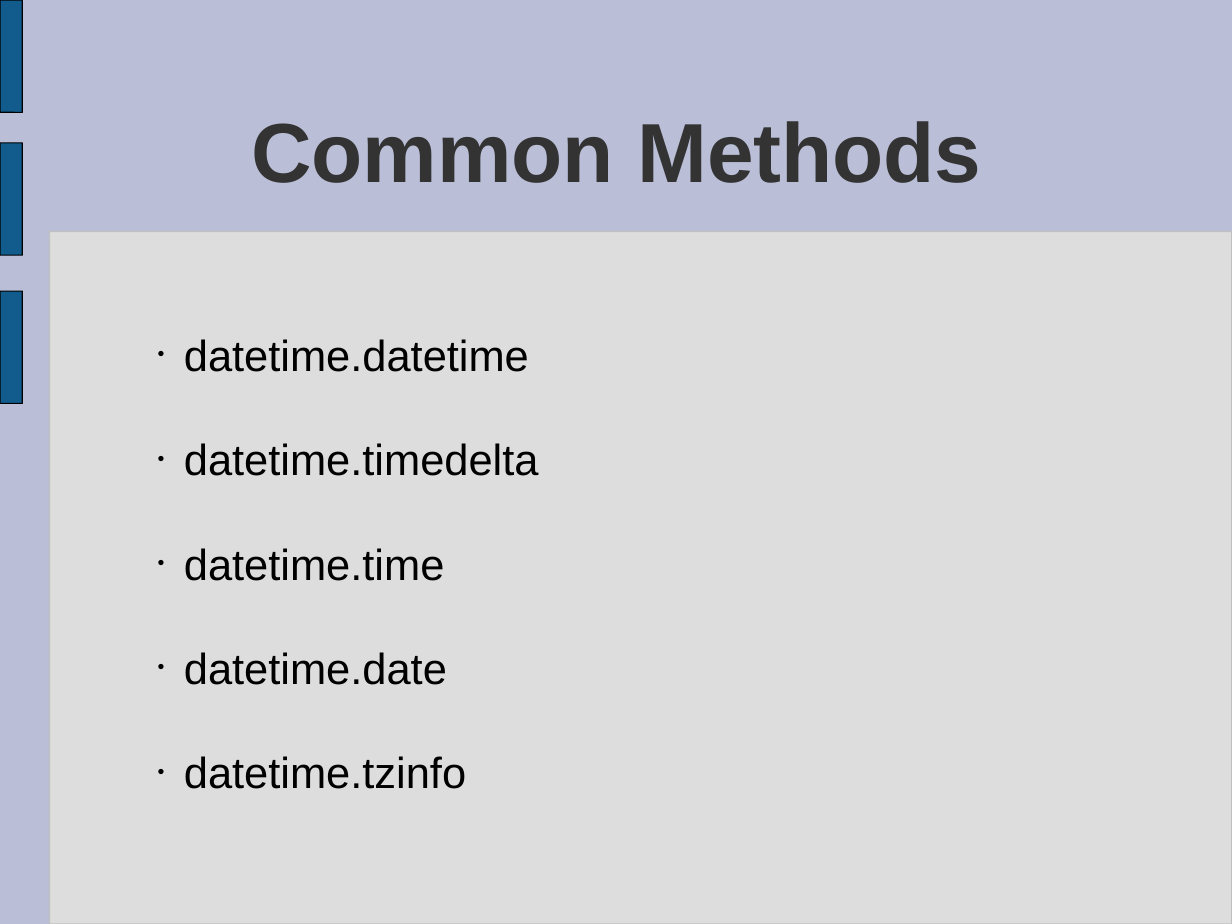
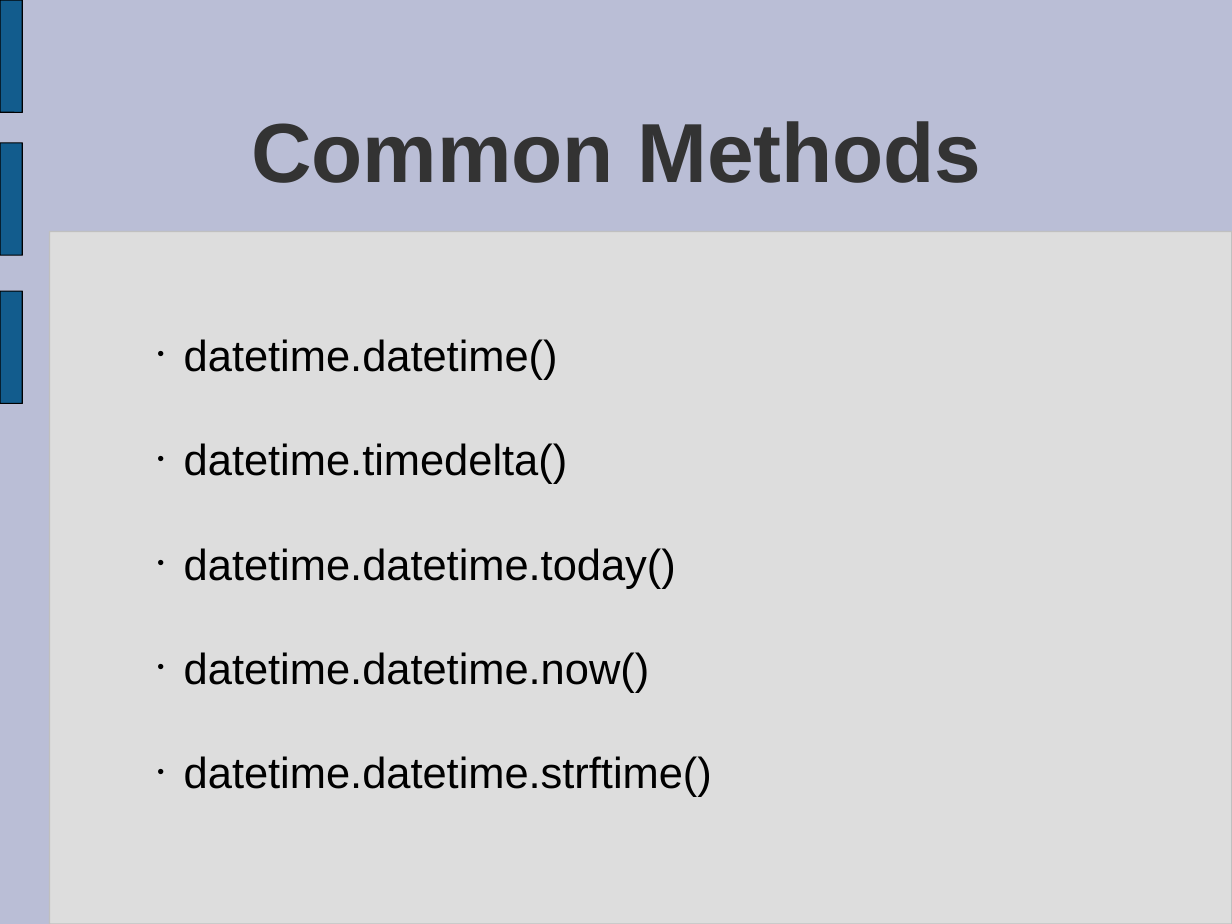
Before and after one commit to tdyhacker/pythonexploration, a slide deck: slide 4 of DateTime/DateTime.ppt. Drawn at 1232x924 pixels with LibreOffice and Linux fonts; fonts in the diff are those of the drawing. Boxes give left, top, right and bottom in pixels: in the first picture for what was removed or moved away, otherwise in the second. Text is boxed around its words. In the diff, an @@ line names an element or a change of style, - is before the commit and + after.

```diff
--- a/DateTime/DateTime.ppt
+++ b/DateTime/DateTime.ppt
@@ text at bbox=[184, 339, 712, 797]: text changed @@
-  • datetime.datetime
-  • datetime.timedelta
-  • datetime.time
-  • datetime.date
-  • datetime.tzinfo
+  • datetime.datetime()
+  • datetime.timedelta()
+  • datetime.datetime.today()
+  • datetime.datetime.now()
+  • datetime.datetime.strftime()
```
Also in this commit, not shown: 2 other slides changed, 2 other files.
